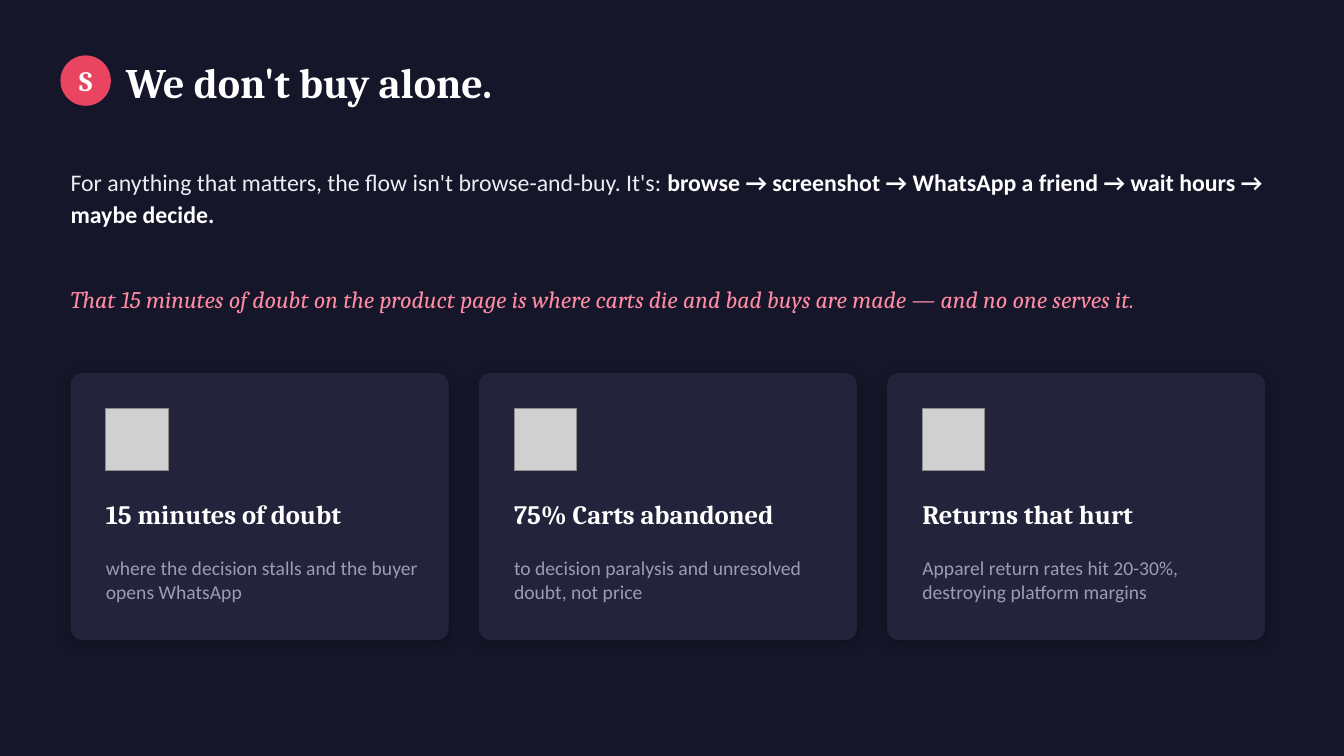
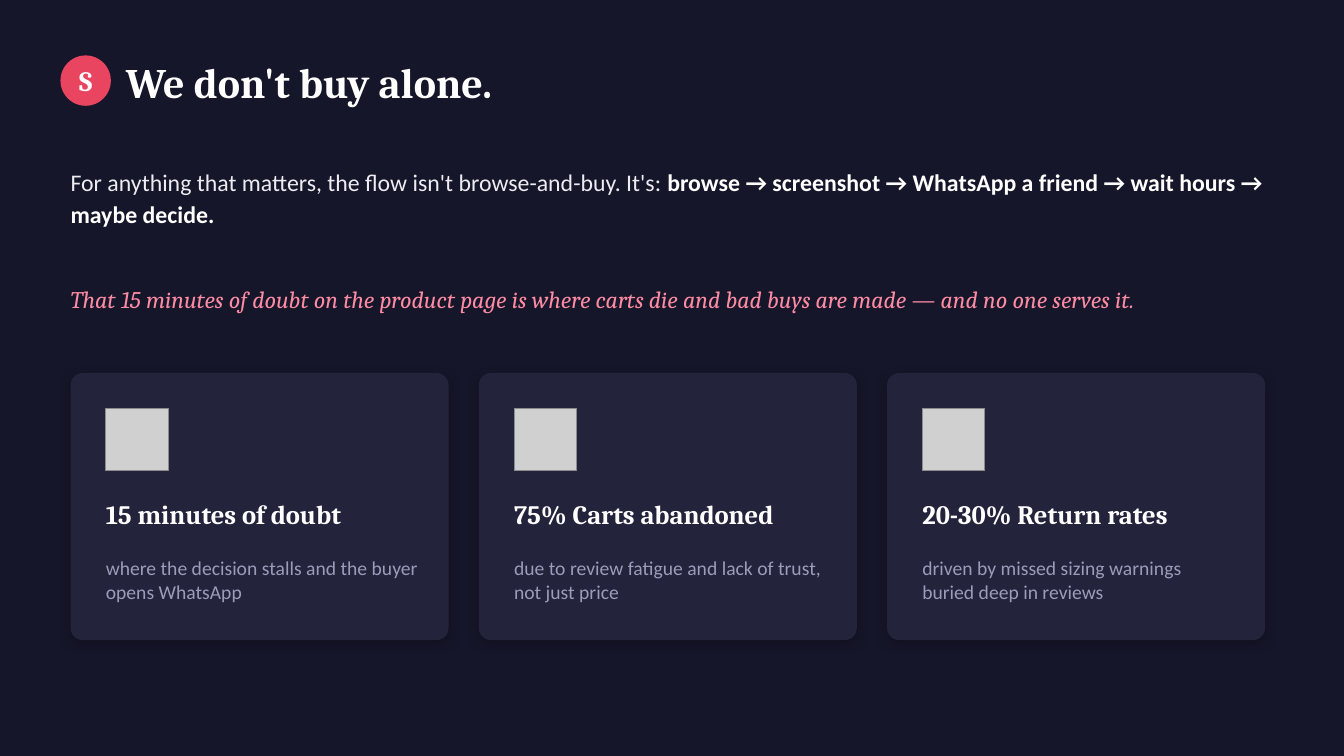
Before and after one commit to KD-3/saheli-voice-shopping, a slide deck: slide 2 of deck/Saheli.pptx. Drawn at 1344x756 pixels with LibreOffice and Linux fonts; fonts in the diff are those of the drawing; grey boxes stand for pictures. Boxes give left, top, right and bottom in pixels: in the first picture for what was removed or moved away, otherwise in the second. Text is boxed around its words. In the diff, an @@ line names an element or a change of style, - is before the commit and + after.

```diff
--- a/deck/Saheli.pptx
+++ b/deck/Saheli.pptx
@@ text at bbox=[922, 506, 1167, 525]: text changed @@
-Returns that hurt
+20-30% Return rates
@@ text at bbox=[514, 561, 821, 602]: text changed @@
-to decision paralysis and unresolved doubt, not price
+due to review fatigue and lack of trust, not just price
@@ text at bbox=[922, 561, 1181, 602]: text changed @@
-Apparel return rates hit 20-30%, destroying platform margins
+driven by missed sizing warnings buried deep in reviews
```
Also in this commit, not shown: 1 other slide changed, 1 other file.
